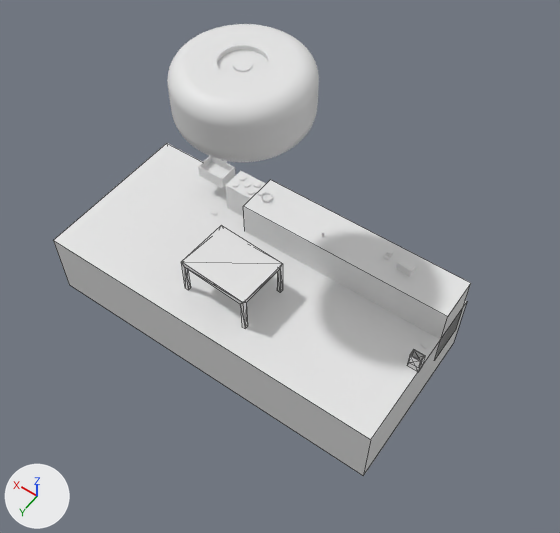
Two versions of the Blender file Assets/Objects/kitchen.blend, one commit apart.
Rendered twice from a 50 mm lens placed at (-7.79, 9.74, 16.07), pointed at (-1.23, 0.55, 1.62). The axes (+X, +Y, +Z) are drawn at lower left. The lights are the same throughout. Mesh edges are drawn as thin lines on the coarser meshes.

In view in the first picture: 'Cube', 'Cube.001', 'kitchen_table_rs_gb', 'light_4_rs', 'sink_rs_gb', 'stove_rs_gb'.
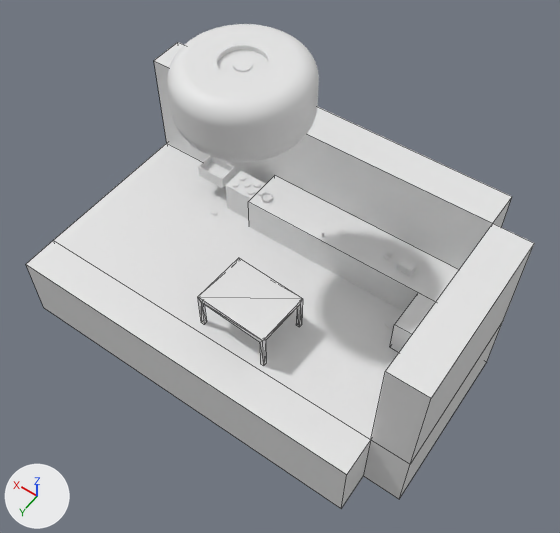
Pixel boxes (x1, y1, x2, y2) of what changed, in the pictures (560 x 533 px):
'Cube', reshaped (23% wider, 40% taller): before (53, 143, 467, 476); after (26, 42, 534, 508)
'Cube.001', reshaped, moved (7% narrower): before (243, 180, 471, 361); after (248, 175, 459, 353)
'kitchen_table_rs_gb', moved: before (181, 226, 283, 328); after (198, 258, 303, 366)
part 1 of me_cube, built on: before (53, 240, 467, 476); after (26, 42, 534, 508)
part 2 of me_cube_001, added: after (390, 293, 435, 353)

Diff of the bpy script that builds the scene:
```diff
--- a/Assets/Objects/kitchen.blend.py
+++ b/Assets/Objects/kitchen.blend.py
@@ me_cube @@
 # used by ob_cube; location = (0.0, 0.0, -1.0); scale = (5.0, 2.33, 1.0)
-me_cube.from_pydata(...)  # 8 vertices, 6 faces; spans x -1.0..1.0, y -1.0..1.0, z -1.0..1.0
+me_cube.from_pydata(...)  # 28 vertices, 26 faces; spans x -1.2..1.0, y -1.43..1.43, z -1.0..4.0
+# me_cube part 1
+# 3 faces are deleted
+# 8 vertices are added at x -1.2..1.0, y -1.0..1.43, z -1.0..1.0
+# 6 new vertices lie (0.0, 0.0, 3.0) away from vertices in x -1.2..1.0, y -1.0..1.0, z 1.0
+# 6 new vertices lie (0.0, -0.43, 0.0) away from vertices in x -1.0..1.0, y -1.0, z -1.0..4.0
+# 23 new faces join them
 me_cube.materials.append(mat_material)
@@ me_cube_001 @@
 me_cube_001.from_pydata(...)  # 8 vertices, 6 faces; spans x -1.0..1.0, y -1.0..1.0, z -1.0..1.0
 # used by ob_cube_001; location = (-2.0, -1.52, 0.0); scale = (3.0, 0.6, 1.0)
+# me_cube_001 part 2: a new loose piece, a box spanning x -1.0..-0.7, y 1.0..2.87, z 0.0..1.0
@@ ob_kitchen_table_rs_gb @@
 ob_kitchen_table_rs_gb = bpy.data.objects.new('kitchen_table_rs_gb', me_kitchen_table_rs_gb)
-ob_kitchen_table_rs_gb.location = (1.0, 0.0, 0.0)
+ob_kitchen_table_rs_gb.location = (0.0, 0.59, 0.0)
 ob_kitchen_table_rs_gb.rotation_euler = (0.0, 0.0, 1.519)  # degrees (0, 0, 87)
@@ ob_cube_001 @@
 ob_cube_001 = bpy.data.objects.new('Cube.001', me_cube_001)
-ob_cube_001.location = (-2.0, -1.52, 0.0)
+ob_cube_001.location = (-2.0, -1.72, 0.0)
 ob_cube_001.scale = (3.0, 0.6, 1.0)
```
